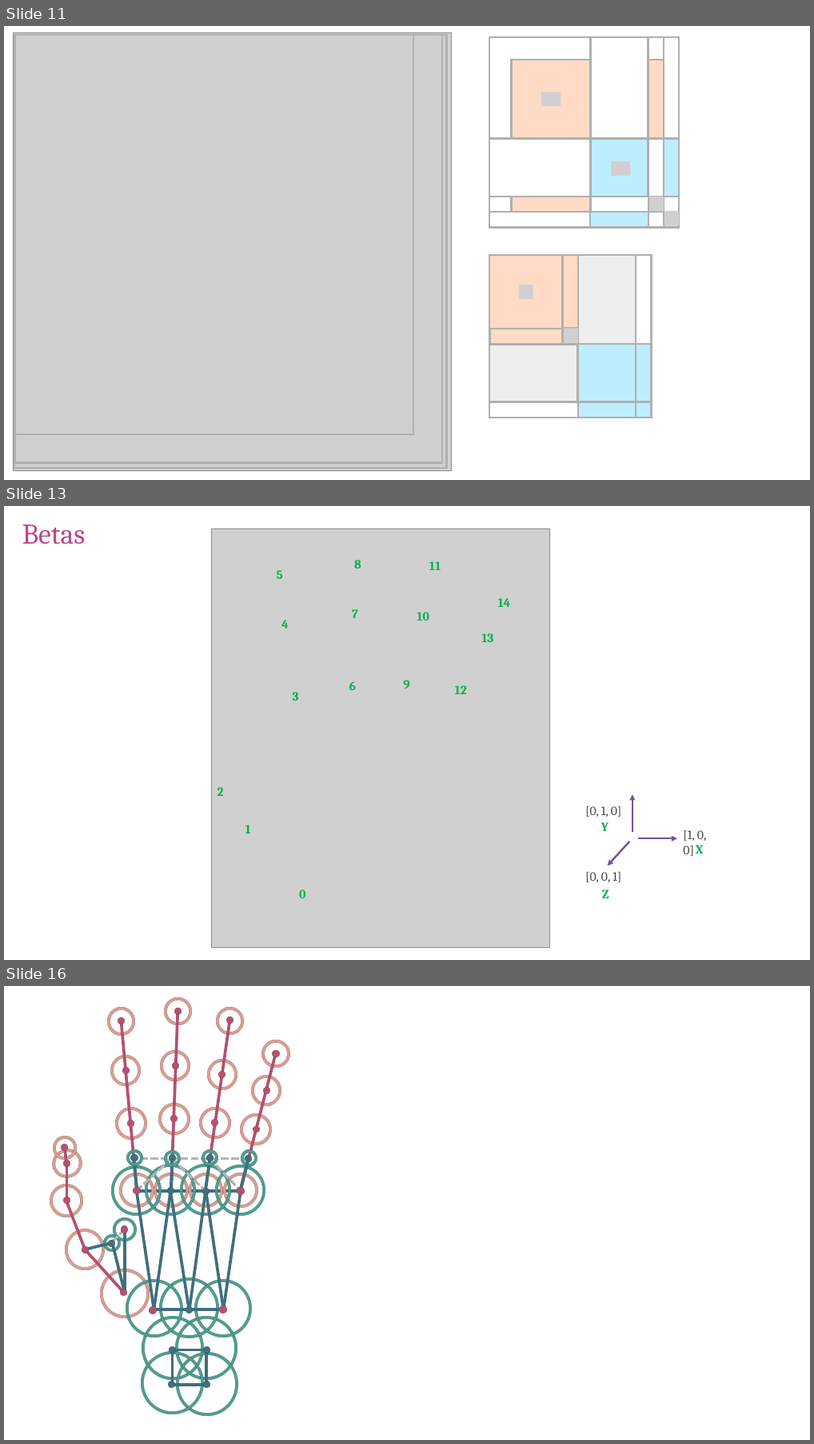
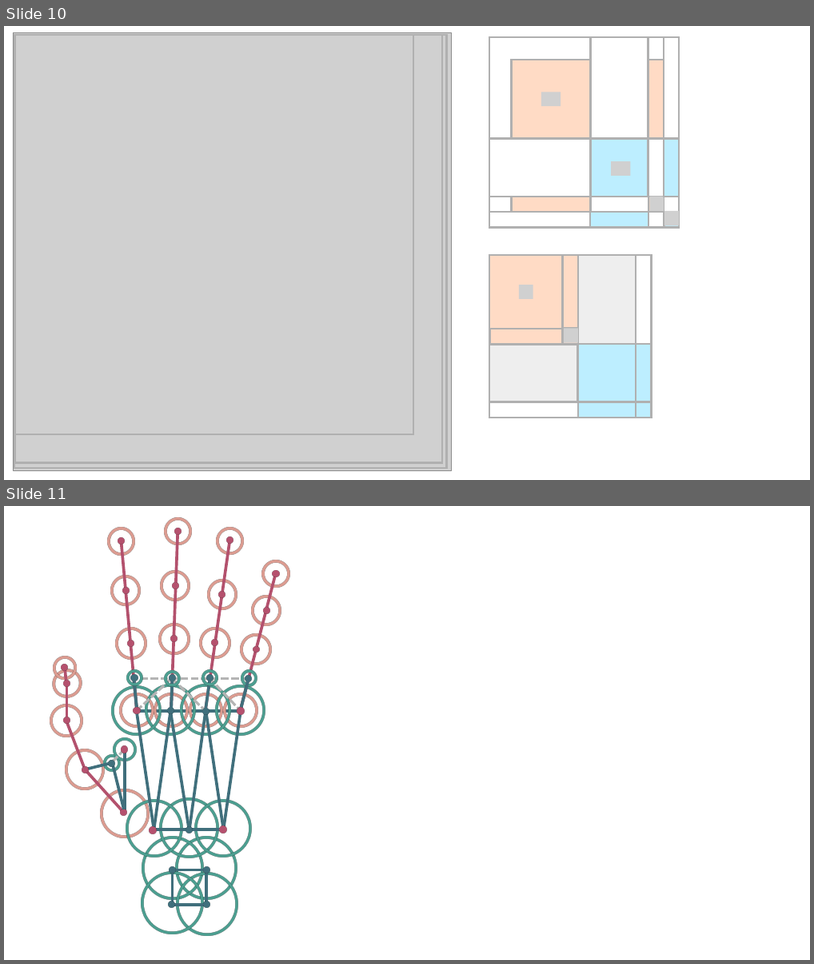
Before and after one commit to anastasia-tkach/honline-tex, a slide deck: Notations.pptx. Shown one above the other, each under a label of ours: slides 11, 13 and 16 before the commit, slides 10 and 11 after it; the slides between them are not shown. The pictures are 814x1444 and 814x964 pixels, drawn with LibreOffice and Linux fonts; fonts in the diff are those of the drawing; grey boxes stand for pictures; background and template pictures are left out. Boxes give left, top, right and bottom in pixels: in the first picture for what was removed or moved away, otherwise in the second. Text is boxed around its words. In the diff, an @@ line names an element or a change of style, - is before the commit and + after.

```diff
--- a/Notations.pptx
+++ b/Notations.pptx
@@ slide 13 removed at (4,506,810,960), background #FFFFFF @@
@@ text removed at (22,524,86,544) @@
-Betas
@@ picture removed at (211,528,550,947) @@
@@ text removed at (277,570,283,579) @@
-5
@@ text removed at (354,560,362,568) @@
-8
@@ text removed at (430,561,441,570) @@
-11
@@ text removed at (498,598,511,607) @@
-14
@@ text removed at (282,620,289,628) @@
-4
@@ text removed at (352,609,358,618) @@
-7
@@ text removed at (417,612,430,620) @@
-10
@@ text removed at (482,633,494,642) @@
-13
@@ text removed at (293,692,299,700) @@
-3
@@ text removed at (350,681,356,690) @@
-6
@@ text removed at (403,680,410,688) @@
-9
@@ text removed at (455,685,467,694) @@
-12
@@ picture removed at (315,728,346,776) @@
@@ picture removed at (364,728,394,776) @@
@@ picture removed at (410,728,439,776) @@
@@ picture removed at (455,728,486,776) @@
@@ text removed at (218,787,224,796) @@
-2
@@ text removed at (586,806,622,816) @@
-[0, 1, 0]
@@ arrow removed from (633, 832) to (633, 795) @@
@@ text removed at (246,824,251,833) @@
-1
@@ text removed at (602,822,609,831) @@
-Y
@@ arrow removed from (630, 841) to (608, 865) @@
@@ arrow removed from (639, 838) to (678, 838) @@
@@ text removed at (683,830,706,856) @@
-[1, 0, 0]
@@ text removed at (696,844,704,853) @@
-X
@@ text removed at (299,889,306,898) @@
-0
@@ picture removed at (384,889,414,936) @@
@@ text removed at (586,872,622,882) @@
-[0, 0, 1]
@@ text removed at (602,889,610,898) @@
-Z
@@ what was slide 11 is now slide 10 @@
@@ what was slide 16 is now slide 11 @@
```
Also in this commit, not shown: 5 slides changed, 4 other slides removed, 4 other files.
